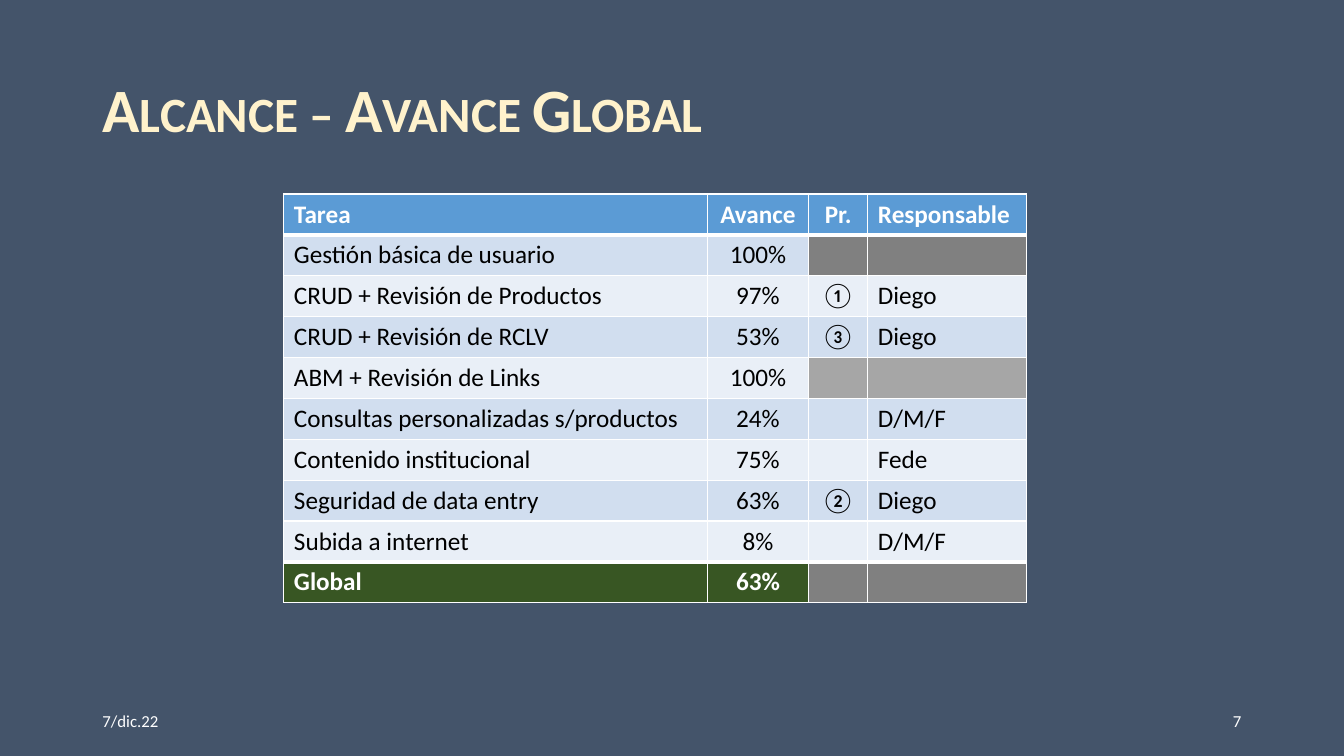
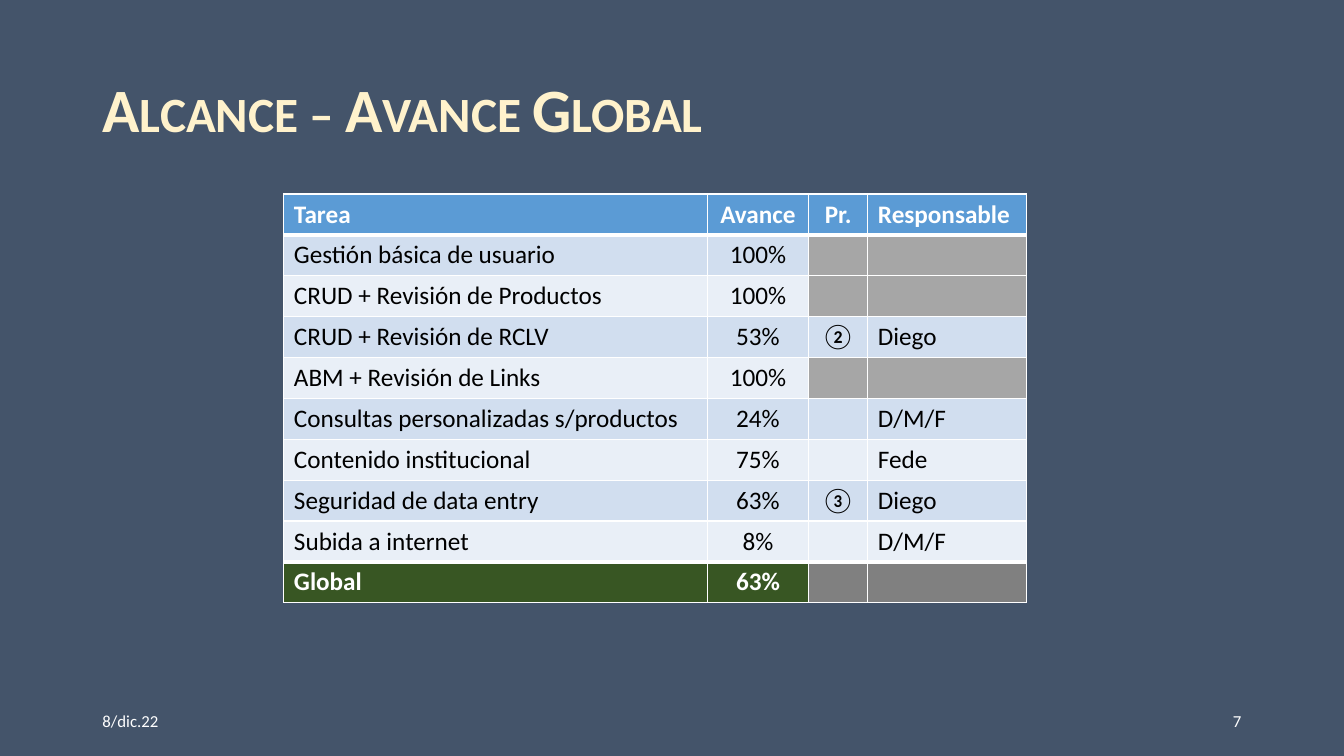
Before and after one commit to Diribar/ELC-Peliculas, a slide deck: slide 7 of 0-varios/Archivos-Office/Desarrollo web Teovisión v2.pptx. Drawn at 1344x756 pixels with LibreOffice and Linux fonts; fonts in the diff are those of the drawing. Boxes give left, top, right and bottom in pixels: in the first picture for what was removed or moved away, otherwise in the second. Text is boxed around its words. In the diff, an @@ line names an element or a change of style, - is before the commit and + after.

```diff
--- a/0-varios/Archivos-Office/Desarrollo web Teovisión v2.pptx
+++ b/0-varios/Archivos-Office/Desarrollo web Teovisión v2.pptx
@@ table at [284,195,1026,604] @@
-row 3: CRUD + Revisión de Productos | 97% | ① | Diego
+row 3: CRUD + Revisión de Productos | 100% |  | 
-row 4, column 3: ③
+row 4, column 3: ②
-row 8, column 3: ②
+row 8, column 3: ③
@@ fill #808080 to #A6A6A6 in 2 cells @@
@@ fill #EAEFF7 to #A6A6A6 in 2 cells @@
@@ text at [102,715,158,728]: text changed @@
-7/dic.22
+8/dic.22
```
Also in this commit, not shown: 13 other slides changed.
